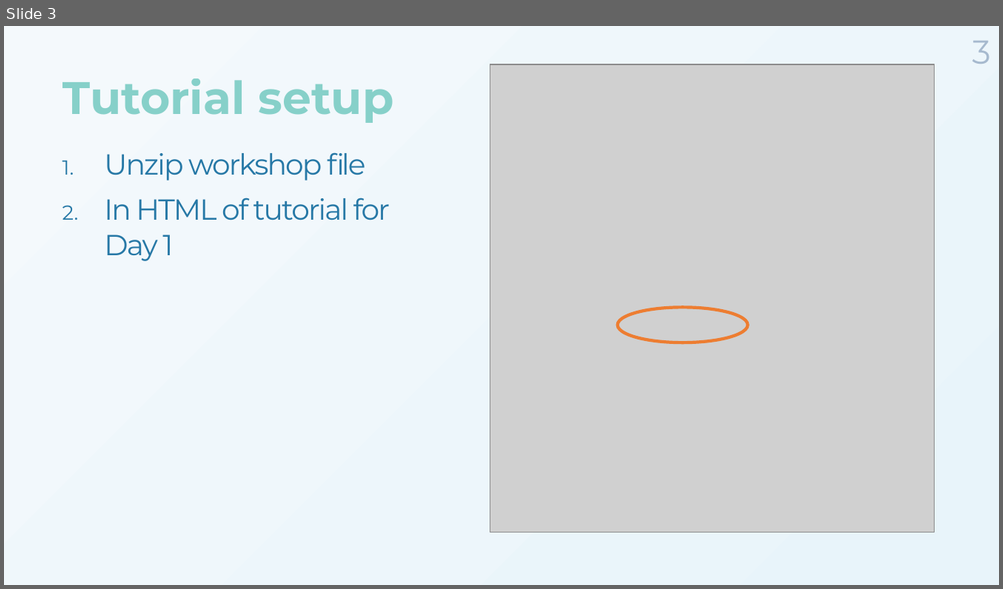
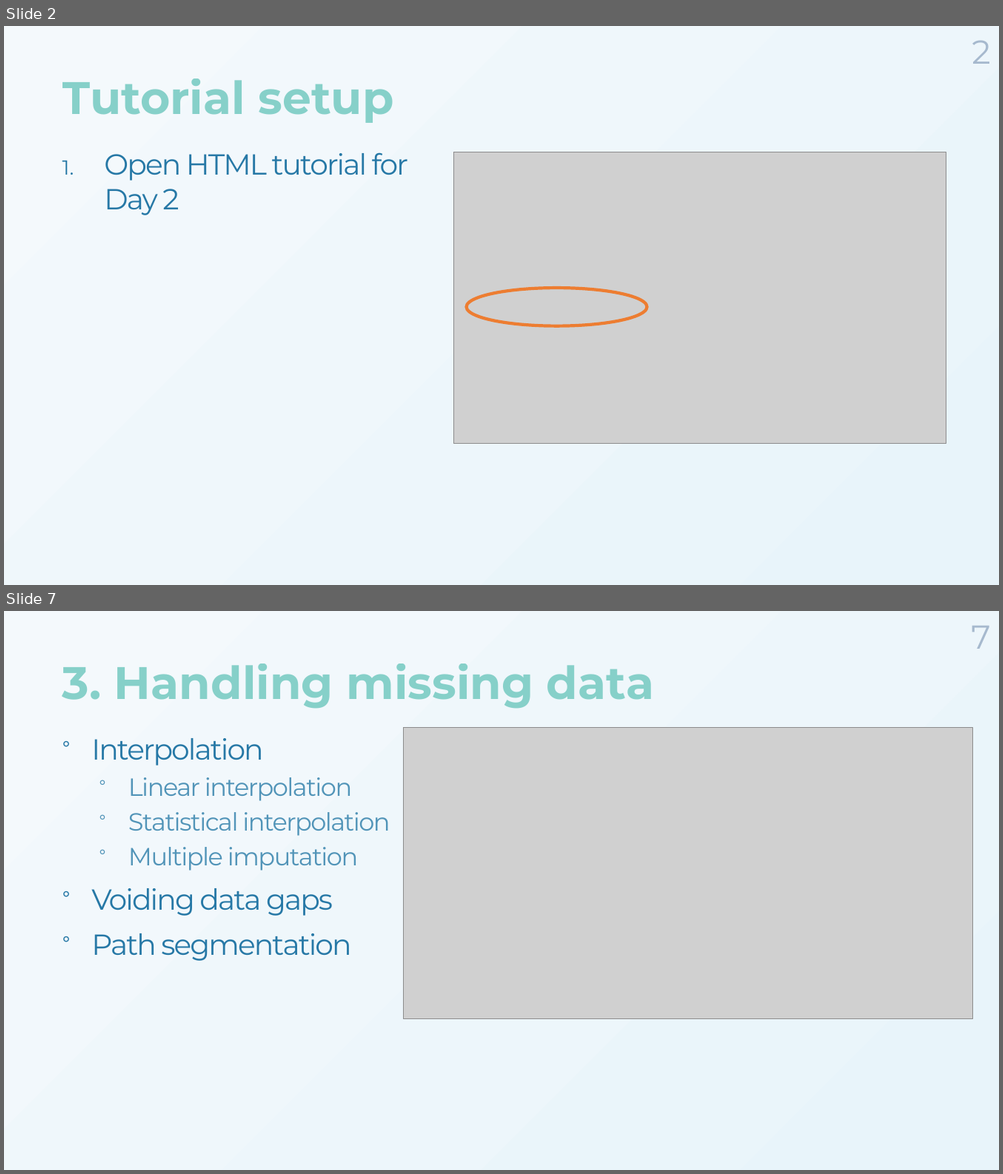
Before and after one commit to MarieAugerMethe/DFO_HMM_2022, a slide deck: Day2/HMM_Tutorial_Day2.pptx. Shown one above the other, each under a label of ours: slide 3 before the commit, slides 2 and 7 after it; the slides between them are not shown. The pictures are 1003x589 and 1003x1174 pixels, drawn with LibreOffice and Linux fonts; fonts in the diff are those of the drawing; grey boxes stand for pictures; background and template pictures are left out. Boxes give left, top, right and bottom in pixels: in the first picture for what was removed or moved away, otherwise in the second. Text is boxed around its words. In the diff, an @@ line names an element or a change of style, - is before the commit and + after.

```diff
--- a/Day2/HMM_Tutorial_Day2.pptx
+++ b/Day2/HMM_Tutorial_Day2.pptx
@@ slide 7 added at (4,611,999,1170), background gradient #F4F9FC to #E8F4FA @@
@@ page number added at (970,626,990,649), 32 pt, text #A6B9CE @@
+7
@@ title added at (62,664,654,709), 44 pt, text gradient #7BCCC4 to #0868AC, bold @@
+3. Handling missing data
@@ text added at (91,738,390,961), 24 pt, text #5194B8 @@
+° Interpolation
+  ° Linear interpolation
+  ° Statistical interpolation
+  ° Multiple imputation
+° Voiding data gaps
+° Path segmentation
@@ picture added at (403,728,973,1020) @@
@@ what was slide 3 is now slide 2 @@
@@ slide 2 changed as well @@
@@ page number at (971,40,990,64): text changed @@
-3
+2
@@ text at (104,153,408,215): text changed @@
-1. Unzip workshop file
-2. In HTML of tutorial for Day 1
+1. Open HTML tutorial for Day 2
@@ picture: place and size @@
-picture at (489,64,934,533)
+picture at (454,152,946,444)
@@ ellipse: place and size @@
-ellipse at (617,307,748,342)
+ellipse at (466,288,647,326)
```
Also in this commit, not shown: 2 other slides changed, 6 other slides added, 7 slides removed.
